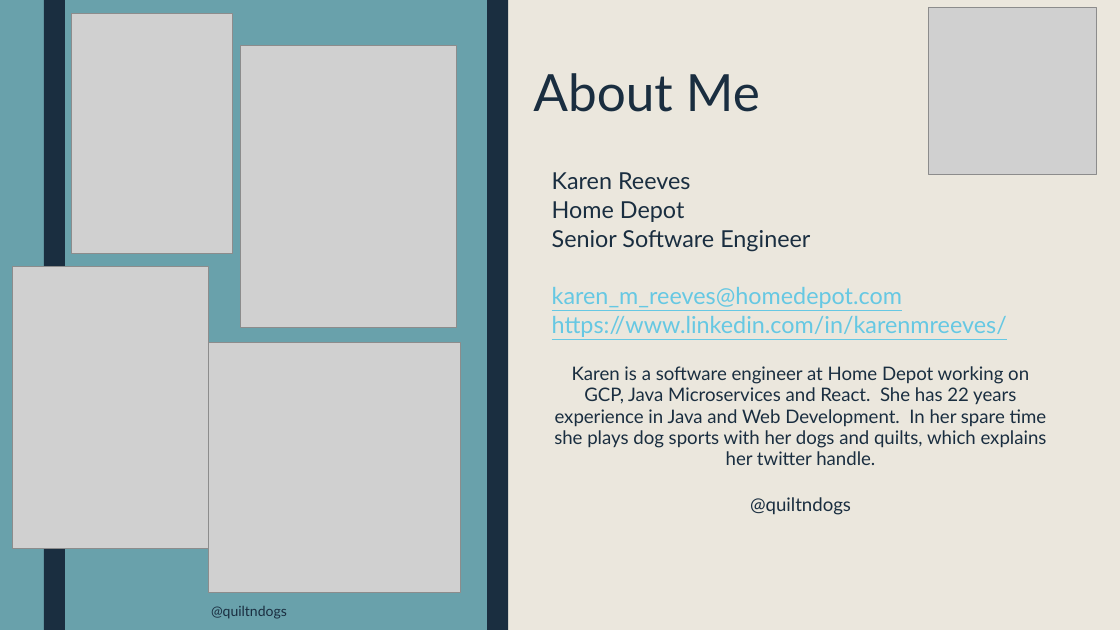
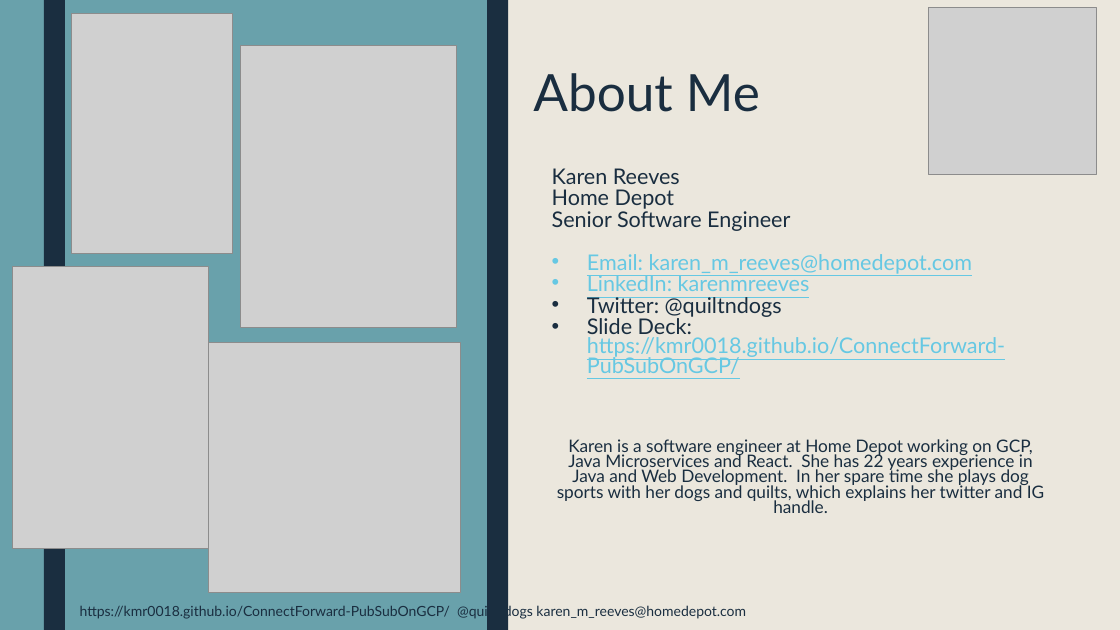
Before and after one commit to kmr0018/ConnectForward-PubSubOnGCP, a slide deck: slide 15 of PubSubGcpPresentation.pptx. Drawn at 1120x630 pixels with LibreOffice and Linux fonts; fonts in the diff are those of the drawing; grey boxes stand for pictures. Boxes give left, top, right and bottom in pixels: in the first picture for what was removed or moved away, otherwise in the second. Text is boxed around its words. In the diff, an @@ line names an element or a change of style, - is before the commit and + after.

```diff
--- a/PubSubGcpPresentation.pptx
+++ b/PubSubGcpPresentation.pptx
@@ text at (552,168,790,231): size 20 to 18.5 pt in "Karen Reeves", "Home Depot", "Senior Software Engineer"; line spacing 0.94 to 0.74 @@
@@ text at (557,254,1044,513): text changed; size 16 to 14.8 pt @@
-karen_m_reeves@homedepot.com
-https://www.linkedin.com/in/karenmreeves/
-Karen is a software engineer at Home Depot working on GCP, Java Microservices and React. She has 22 years experience in Java and Web Development. In her spare time she plays dog sports with her dogs and quilts, which explains her twitter handle.
-@quiltndogs
+• Email: karen_m_reeves@homedepot.com
+• LinkedIn: karenmreeves
+• Twitter: @quiltndogs
+• Slide Deck: https://kmr0018.github.io/ConnectForward-PubSubOnGCP/
+Karen is a software engineer at Home Depot working on GCP, Java Microservices and React. She has 22 years experience in Java and Web Development. In her spare time she plays dog sports with her dogs and quilts, which explains her twitter and IG handle.
@@ text at (80,604,746,620): text changed @@
-@quiltndogs
+https://kmr0018.github.io/ConnectForward-PubSubOnGCP/ @quiltndogs karen_m_reeves@homedepot.com
```
Also in this commit, not shown: 15 other slides changed, 2 other files.
